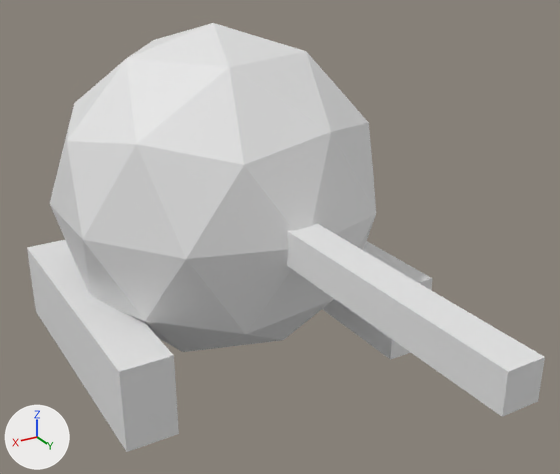
The COLLADA model Mashes/nicotank.dae as it was, and as the next commit left it.
Camera for both pictures: a 50 mm lens placed at (0.994, 2.021, 1.299), pointed at (0.003, 0.37, 0.473). The lights are fixed; the arrows at lower left show +X, +Y and +Z. Where no turn or scale is listed for an object, it has been applied to the vertices.
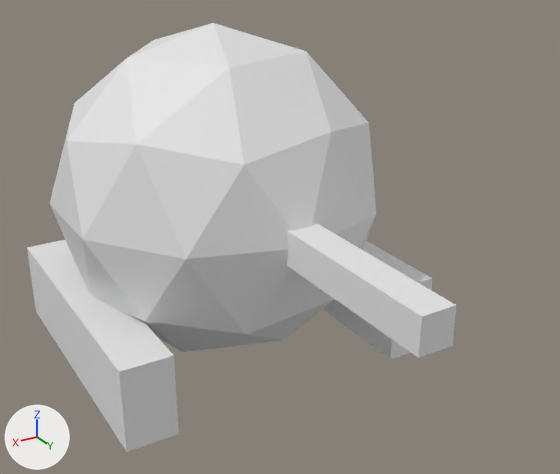
The newer file is also turned or shifted as a whole; pictures and numbers use the older file's frame.

Pixel boxes [x1, y1, x2, y2] of what changed, in the pictures (560 x 474 px):
'Cube_002', rescaled
    before: [287, 224, 545, 417]
    after: [287, 224, 457, 358]

What the commit changed:
Object 'Cube_002' (ob_cube_002) is rescaled from (0.0465, -1.0, 0.0483) to (-0.0465, -0.811, -0.0483).
